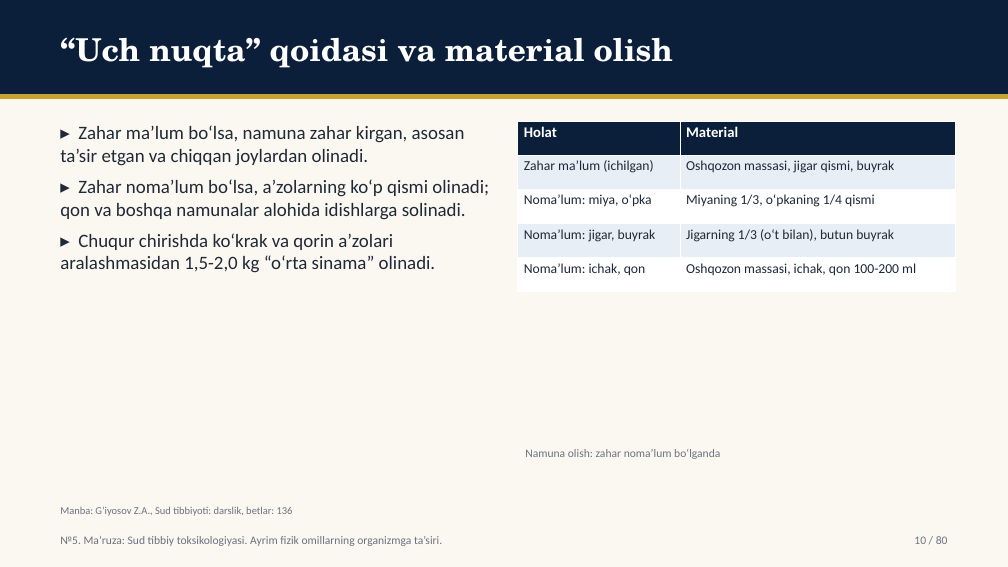
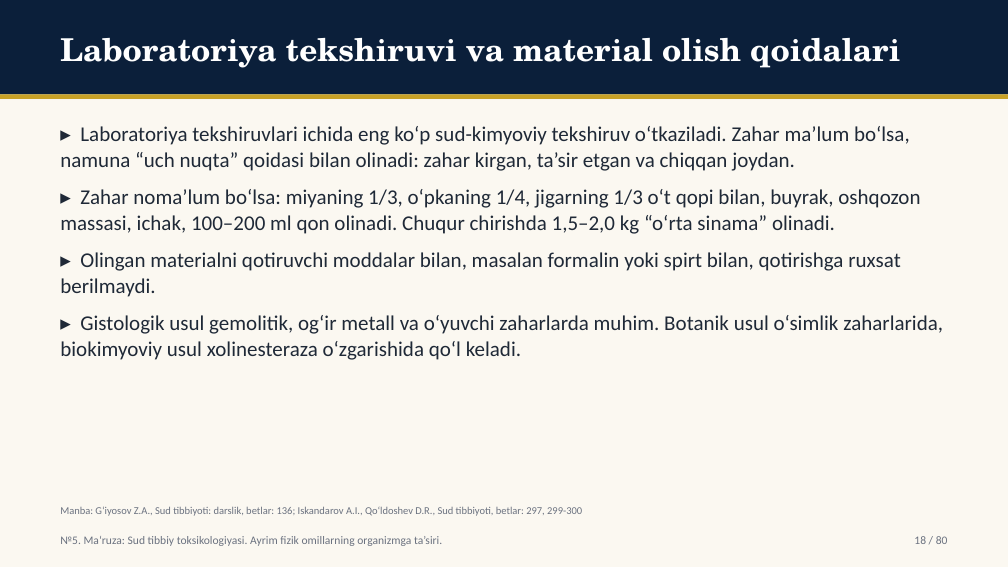
Before and after one commit to davlatsudekspert/forensic-expert, a slide deck: slide 18 of out/4-kurs-pediatriya-11.pptx (slide 10 before the commit). Drawn at 1008x567 pixels with LibreOffice and Linux fonts; fonts in the diff are those of the drawing. Boxes give left, top, right and bottom in pixels: in the first picture for what was removed or moved away, otherwise in the second. Text is boxed around its words. In the diff, an @@ line names an element or a change of style, - is before the commit and + after.

Commit message:
slides output: 4-kurs-davolash-10,4-kurs-pediatriya-11,4-kurs-pediatriya-12,5-kurs-tibbiy-profilaktika-08,5-kurs-tibbiy-profilaktika-09,ktp26-u-05,ktp26-u-14

```diff
--- a/out/4-kurs-pediatriya-11.pptx
+++ b/out/4-kurs-pediatriya-11.pptx
@@ text at box(60, 38, 900, 68): text changed @@
-“Uch nuqta” qoidasi va material olish
+Laboratoriya tekshiruvi va material olish qoidalari
@@ text at box(60, 126, 943, 360): text changed; size 18 to 20 pt @@
-▸ Zahar ma’lum bo‘lsa, namuna zahar kirgan, asosan ta’sir etgan va chiqqan joylardan olinadi.
-▸ Zahar noma’lum bo‘lsa, a’zolarning ko‘p qismi olinadi; qon va boshqa namunalar alohida idishlarga solinadi.
-▸ Chuqur chirishda ko‘krak va qorin a’zolari aralashmasidan 1,5-2,0 kg “o‘rta sinama” olinadi.
+▸ Laboratoriya tekshiruvlari ichida eng ko‘p sud-kimyoviy tekshiruv o‘tkaziladi. Zahar ma’lum bo‘lsa, namuna “uch nuqta” qoidasi bilan olinadi: zahar kirgan, ta’sir etgan va chiqqan joydan.
+▸ Zahar noma’lum bo‘lsa: miyaning 1/3, o‘pkaning 1/4, jigarning 1/3 o‘t qopi bilan, buyrak, oshqozon massasi, ichak, 100–200 ml qon olinadi. Chuqur chirishda 1,5–2,0 kg “o‘rta sinama” olinadi.
+▸ Olingan materialni qotiruvchi moddalar bilan, masalan formalin yoki spirt bilan, qotirishga ruxsat berilmaydi.
+▸ Gistologik usul gemolitik, og‘ir metall va o‘yuvchi zaharlarda muhim. Botanik usul o‘simlik zaharlarida, biokimyoviy usul xolinesteraza o‘zgarishida qo‘l keladi.
@@ table removed at box(518, 121, 956, 291), 5 rows, 2 columns @@
-Holat | Material
-Zahar ma’lum (ichilgan) | Oshqozon massasi, jigar qismi, buyrak
-Noma’lum: miya, o‘pka | Miyaning 1/3, o‘pkaning 1/4 qismi
-Noma’lum: jigar, buyrak | Jigarning 1/3 (o‘t bilan), butun buyrak
-Noma’lum: ichak, qon | Oshqozon massasi, ichak, qon 100-200 ml
@@ text removed at box(525, 449, 720, 459) @@
-Namuna olish: zahar noma’lum bo‘lganda
@@ text at box(60, 506, 582, 516): text changed @@
-Manba: G‘iyosov Z.A., Sud tibbiyoti: darslik, betlar: 136
+Manba: G‘iyosov Z.A., Sud tibbiyoti: darslik, betlar: 136; Iskandarov A.I., Qo‘ldoshev D.R., Sud tibbiyoti, betlar: 297, 299-300
```
Also in this commit, not shown: 62 other slides changed, 15 slides added, 15 slides removed, 30 other files.
